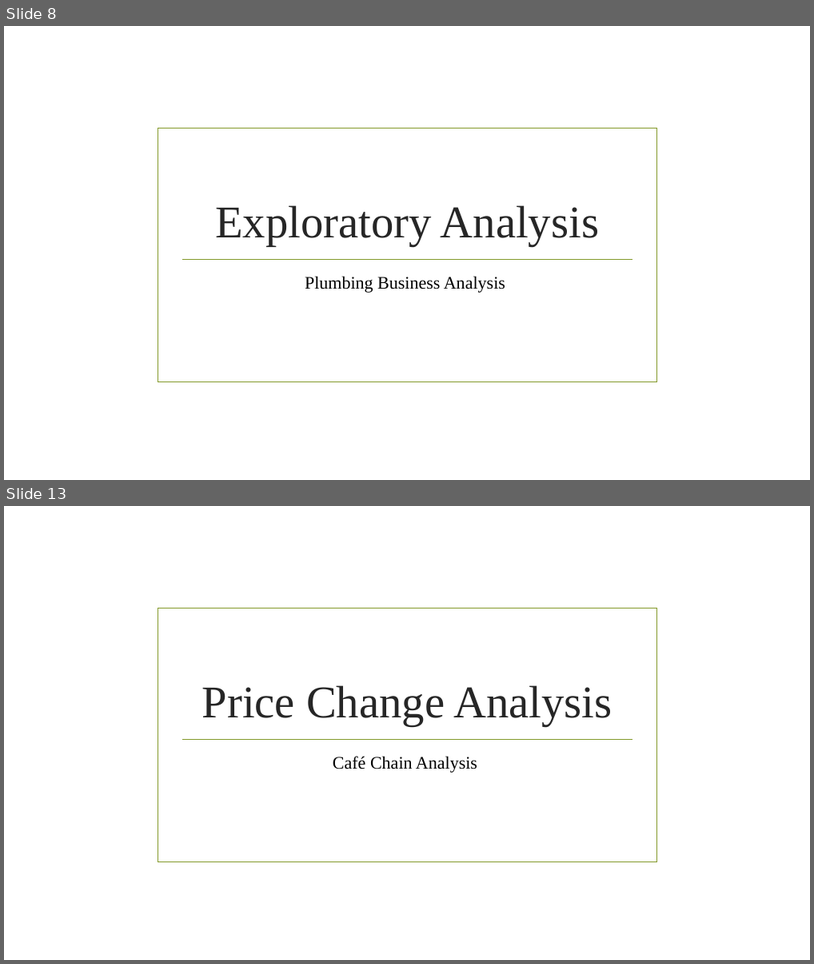
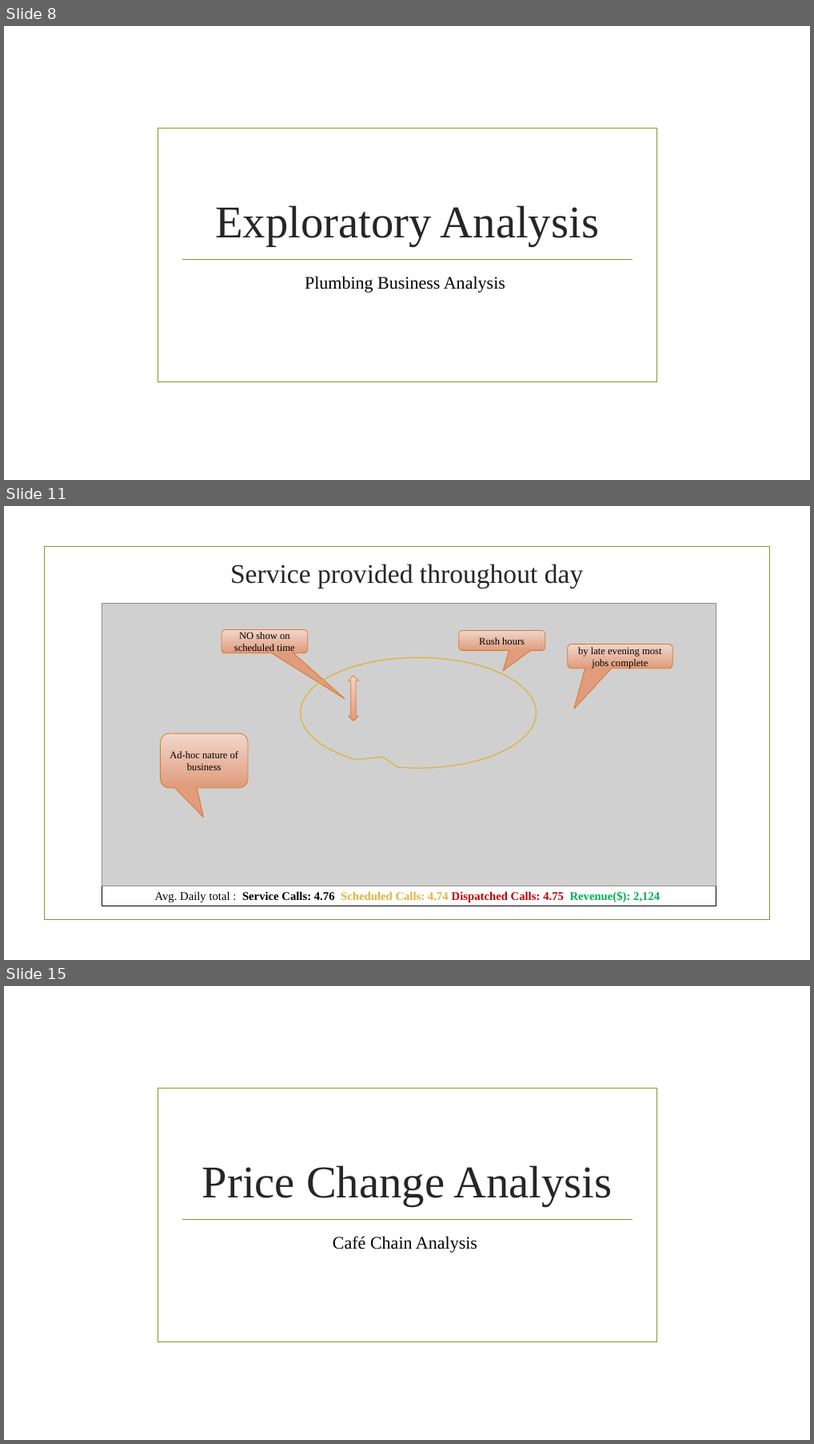
Before and after one commit to bhavsar-dushyant/Target-Marketing-and-Demand-forecasting-Live-data-, a slide deck: Plumbing Business Analysis.pptx. Shown one above the other, each under a label of ours: slides 8 and 13 before the commit, slides 8, 11 and 15 after it; the slides between them are not shown. The pictures are 814x964 and 814x1444 pixels, drawn with LibreOffice and Linux fonts; fonts in the diff are those of the drawing; grey boxes stand for pictures; background and template pictures are left out. Boxes give left, top, right and bottom in pixels: in the first picture for what was removed or moved away, otherwise in the second. Text is boxed around its words. In the diff, an @@ line names an element or a change of style, - is before the commit and + after.

```diff
--- a/Plumbing Business Analysis.pptx
+++ b/Plumbing Business Analysis.pptx
@@ slide 11 added at <box>4,506,810,960</box>, background picture (left out) @@
@@ rectangle added at <box>44,547,770,920</box>, outline #83992A 1.25 pt @@
@@ title added at <box>230,564,584,588</box>, 32 pt, text #262626 @@
+Service provided throughout day
@@ picture added at <box>102,604,717,886</box> @@
@@ rounded speech box added at <box>222,629,308,653</box>, fill gradient #F2D7CD to #E09C7C, outline #D97828 0.75 pt, 12 pt, text #000000 @@
+NO show on scheduled time
@@ rounded speech box added at <box>459,631,546,651</box>, fill gradient #F2D7CD to #E09C7C, outline #D97828 0.75 pt, 12 pt, text #000000 @@
+Rush hours
@@ rounded speech box added at <box>568,644,673,668</box>, fill gradient #F2D7CD to #E09C7C, outline #D97828 0.75 pt, 12 pt, text #000000 @@
+by late evening most jobs complete
@@ speech bubble added at <box>301,657,536,768</box>, outline #DEB340 1.25 pt @@
@@ up down arrow added at <box>349,676,359,720</box>, fill gradient #F2D7CD to #E09C7C, outline #D97828 0.75 pt @@
@@ rounded speech box added at <box>161,733,249,788</box>, fill gradient #F2D7CD to #E09C7C, outline #D97828 0.75 pt, 12 pt, text #000000 @@
+Ad-hoc nature of business
@@ rectangle added at <box>102,885,717,906</box>, fill #FFFFFF, outline #000000 1.25 pt, 14 pt, text #000000, bold @@
+Avg. Daily total : Service Calls: 4.76 Scheduled Calls: 4.74 Dispatched Calls: 4.75 Revenue($): 2,124
@@ what was slide 13 is now slide 15 @@
```
Also in this commit, not shown: 4 slides changed, 3 other slides added, 2 slides removed.
